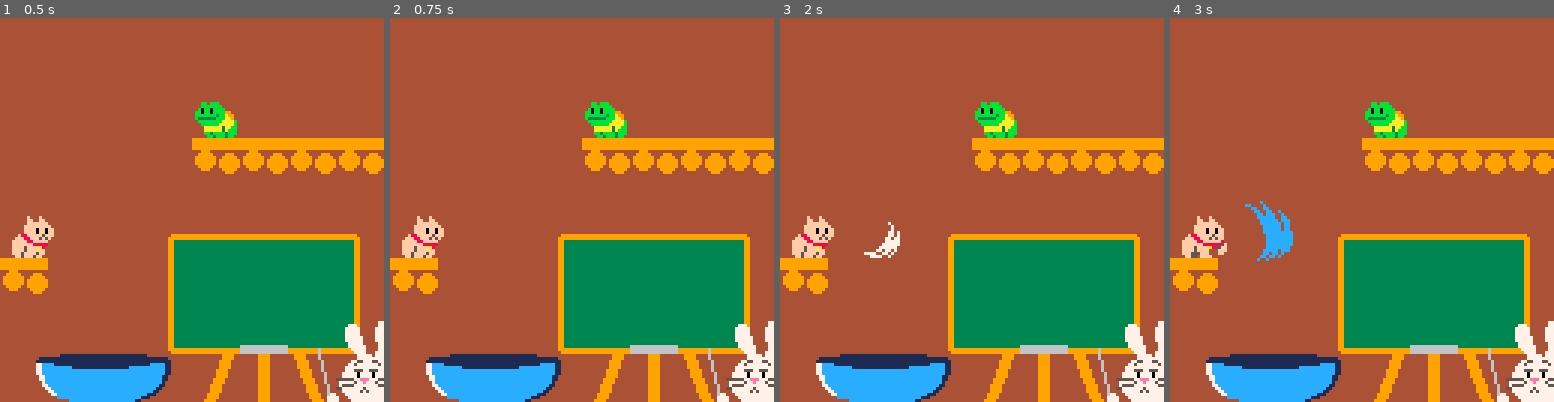
Above: before the commit, frames 1-4 (left to right).
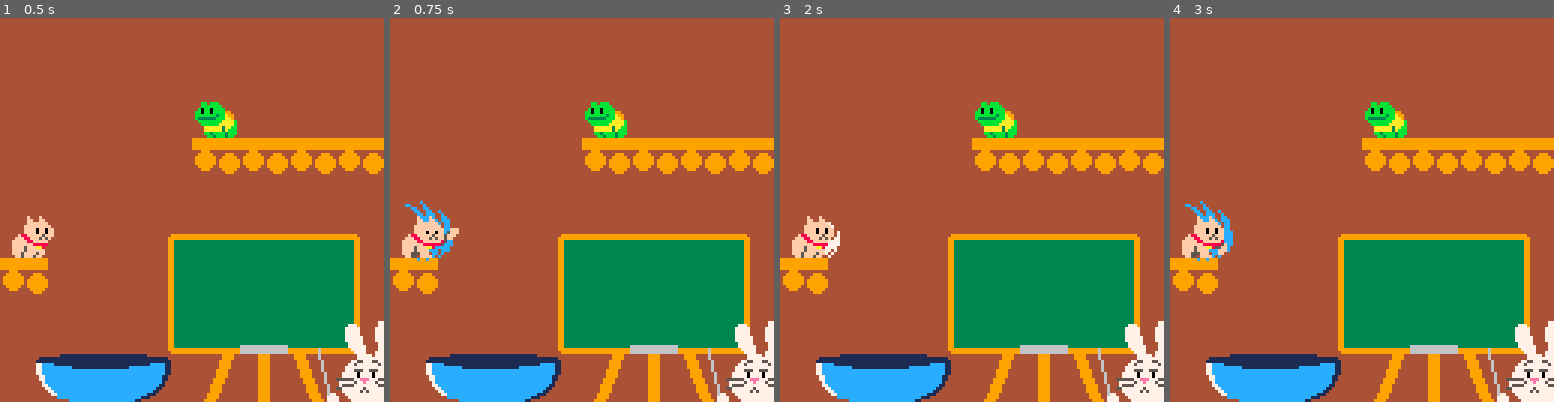
Above: after the commit, the same moments.

Repository: 7thbeatgames/chikis-chefs
Game: PICO-8 cartridge chikischefs.p8
Two runs of this game, one before a commit and one after it. Both use one fixed random seed, a clock stepped at 60 frames per second and the inputs below.
Inputs:
- Up to frame 1 (0.5 s): tap X (X key) at 0.33 s
- Up to frame 2 (0.75 s): tap O (Z key) at 0.7 s
- Up to frame 3 (2 s): tap X (X key) at 1.07, 1.85 s; hold Right from 1.6 s (still down); tap O (Z key) at 1.7 s
- Up to frame 4 (3 s): release Right at 2.1 s; tap O (Z key) at 2.1, 2.5, 2.9 s; hold Up 2.15-2.42 s; hold Right from 2.47 s (still down); tap X (X key) at 2.97 s

Frame 1 is identical in both runs. In frame 2, 0.6% of the frame differs, in the area x 3-18%, y 47-64%; in frame 3, 0.4%; in frame 4, 1.2%, in the area x 3-33%, y 47-64%.

Commit message:
bubble animation, fruit glow, any button play, scratch movement

Diff:
--- a/chikischefs.p8
+++ b/chikischefs.p8
@@ -34,11 +34,13 @@
 tick_response = 0
 tttt = 0
 sylaudio = 0
+anybtn = false
+closestfruit = 0
+bubbles_xoffset = 8
 
 function _init()
 
 end
-
 
 
 function _update60()
@@ -54,7 +56,7 @@
 
 	tick = stat(50) + statloops * statcap
 	tickf = newtick and tick or tickf + 1/60
-
+	anybtn = btnp(0) or btnp(1) or btnp(2) or btnp(3) or btnp(4) or btnp(5)
 
 	update_conductor()
 
@@ -97,8 +99,8 @@
 		printh(pos)
 		ifruit = arr_basket_show[pos]
 
-		beatpos = 0
-		for i = 1, pos do
+		beatpos = 1
+		for i = 1, pos - 1 do
 			f = currentfruits[arr_basket_show[i]]
 			beatpos = beatpos + #f.syllables
 		end
@@ -122,7 +124,7 @@
 	end
 
 	-- scratch!
-	if btnp(5) then
+	if anybtn then
 		tscratch = 0
 		tcatanim = 0
 
@@ -136,24 +138,29 @@
 
 			if diff < tickfl and abs(diff) > 8 then
 				b = b + 16
-				printh("dddd")
+				-- printh("dddd")
 			end
 
 			diff = b - tickfl
 
 			printh("b " .. b)
-			printh("hit! " .. diff)
+
+
+			closestfruit = 1
+			for i = 1, #bubblefruits do
+				f1 = bubblefruits[i]
+				f2 = bubblefruits[closestfruit]
+				if abs(f1.beat - b) < abs(f2.beat - b) then
+					closestfruit = i
+				end
+			end
+
 			absdiff = abs(diff)
-			if absdiff < 1 then
+
+			if absdiff < 1 then -- hit correctly
+				printh("hit! " .. diff)
 				arr_basket_beats_results[nextbeat] = true
-
-
-				-- for i = 1, #bubblefruits do
-				-- 	f = bubblefruits[i]
-				-- 	if f.beat == b then
-				-- 		f.tglow = 0.1
-				-- 	end
-				-- end
+				bubblefruits[closestfruit].tglow = 0.1
 
 			elseif absdiff < 7 then
 				printh("smallmiss.." .. diff)
@@ -292,7 +299,8 @@
 	if tscratch >= 0 then
 		sprnum = flr(tscratch)
 		sprind = 149 + sprnum * 2
-		spr(sprind, 25, 58, 2, 3)
+		xscratch = 13 + (closestfruit - 1) * bubbles_xoffset
+		spr(sprind, xscratch, 58, 2, 3)
 	end
 
 	-- scratch cat anim
@@ -309,7 +317,9 @@
 
 	-- frog
 	altrender(true)
-	spr(144, 8 * 8, 3 * 8, 2, 2)
+	openmouth = calltime == true and tick % 4 == 0
+	sprfrog = openmouth == true and 146 or 144
+	spr(sprfrog, 8 * 8, 3 * 8, 2, 2)
 	altrender(false)
 
 	-- bowl back
@@ -317,6 +327,7 @@
 	ybowl = 128 - 2 * 8
 	ovalfill(xbowl + 2, ybowl, xbowl + 6 * 8 - 2, ybowl + 4, 1)
 
+	-- fruits
 	drawfruits()
 
 	-- bowl front
@@ -328,6 +339,11 @@
 	if tickl % 4 < 1 then yrabbit = yrabbit + 1 end
 	spr(199, 100, yrabbit, 4,4)
 	altrender(false)
+
+	-- bubble
+	-- t = (sin(time()) + 1) * 5
+	-- r = t
+	-- drawbubble(25, 25, r)
 
 
 	-- result squares
@@ -368,6 +384,17 @@
 
 
 
+end
+
+function drawbubble(x, y, r)
+
+	circ(x, y, r, 12) -- inner circle
+	circ(x, y, r + 1, 7) -- outer circle
+
+	-- specular highlight
+	sx = x - r * 0.5
+	sy = y - r * 0.5
+	rectfill(sx, sy, sx + 1, sy + 1, 7)
 end
 
 function altrender(set)
@@ -416,36 +443,54 @@
 
 function bubblefruit(fruit, position, beat)
 	bubblefruits[#bubblefruits + 1] = {
-		y0 = ybubble0, -- initial ypos
-		x = 16 + position * 8,
-		y = ybubble0,
+		x0 = 16 + position * bubbles_xoffset,
+		y0 = ybubble0 + (position % 2) * 2 , -- initial ypos
+		x = 16 + position * bubbles_xoffset,
+		y = ybubble0 + (position % 2) * 2,
 		data = fruit,
 		position = position,
 		sptick = tick + 16 - 4,
 		tick = tick + 16,
 		beat = beat,
+		pstart = 0,
 		toffset = 0,
 		tglow = 0
 	}
 end
 
+
+
 function updatefruits()
+	local xfrog = 66
+	local yfrog = 32
+
 	for i = 1, #bubblefruits do
+
 		f = bubblefruits[i]
+
+		-- initial animation
+		if f.pstart < 1 then
+			f.pstart = f.pstart + 3/60
+			f.x = lerpoutbacksoft(xfrog, f.x0, f.pstart)
+			f.y = lerp(yfrog, f.y0, f.pstart)
+		end
+
+
+		-- falling animation
 		if(tick >= f.sptick) then
 			f.toffset = f.toffset + 1/60
 			f.y = f.y0 + f.toffset * f.toffset * 50 + f.toffset * 25
 		end
 
+		-- glow animation when hit
 		if f.tglow > 0 then
 			f.tglow = f.tglow - 1/60
 		else
 			f.tglow = 0
 		end
 	end
-
-
-end
+end
+
 function drawfruits()
 
 	-- conveyor belt fruit
@@ -464,17 +509,25 @@
 
 
 		if f.tglow > 0 then
-			pal(f.data.maincolor, 7)
-		end
+			for c = 1, 15 do
+				pal(c, 7)
+			end
+		end --
 		spr(data.sprite, x, y, data.size.x, data.size.y)
-		pal(f.data.maincolor, f.data.maincolor)
+		pal()
 
 		-- bubble
 
-		if f.toffset < 0.15 then
+		tilesize = data.size.x == 1 and 2 or 3
+
+
+		if f.pstart < 1 then
+			rbubble = lerpoutback(1, data.size.x * 6, f.pstart)
+			drawbubble(f.x, f.y, rbubble)
+		elseif f.toffset < 0.15 then
 			bubblespr = data.size.x == 1 and 37 or 39
-			tilesize = data.size.x == 1 and 2 or 3
-
+
+			-- explosion anims
 			if f.toffset > 0.11 then
 				bubblespr = 92
 				tilesize = 4
@@ -488,16 +541,17 @@
 			spr(
 				bubblespr,
 				f.x - tiledifx * 4 - data.size.x * 4,
-				f.y0 - tiledify * 4 - data.size.y * 4,
+				f.y - tiledify * 4 - data.size.y * 4,
 				tilesize,
 				tilesize
 			)
 		end
-	end
-end
-
--->8
--- rs is results
+
+		-- debug
+		-- print(f.beat, f.x, f.y, 7)
+	end
+end
+
 function textfruit(ff, row, rs)
 
 	arr = ff.syllables
@@ -881,6 +935,34 @@
   return peek(0x3200 + 68*sfx + 65)
 end
 
+-->8
+-- utils
+
+function lerp(a,b,t)
+	return (1-t)*a + t*b;
+end
+
+function lerpquad(a,b,t)
+	t = 1-(1-t)*(1-t)
+	return (1-t)*a + t*b;
+end
+
+function lerpcubic(a,b,t)
+	t = 1-(1-t)*(1-t)*(1-t)
+	return (1-t)*a + t*b;
+end
+
+function lerpoutbacksoft(a,b,t)
+	t = (1 - t * 1.15)
+	t = 1.02 * (1 - t * t)
+	return (1-t)*a + t*b;
+end
+
+function lerpoutback(a,b,t)
+	t = (1 - t * 1.333)
+	t = 1.125 * (1 - t * t)
+	return (1-t)*a + t*b;
+end
 
 
 -->8
@@ -907,7 +989,7 @@
 		slicedsprite = 22,
 		bottom = 0,
 		notes = {1},
-		maincolor = 1
+		maincolor = 13
 	},
 	apple = {
 		name = "apple",
